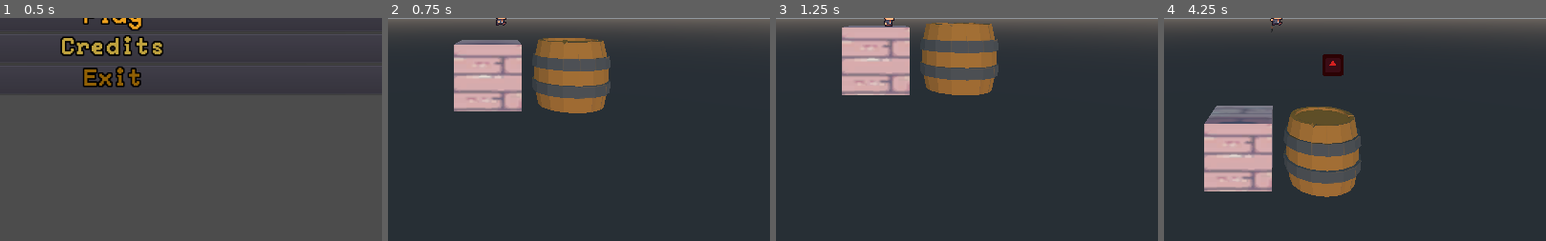
Above: before the commit, frames 1-4 (left to right).
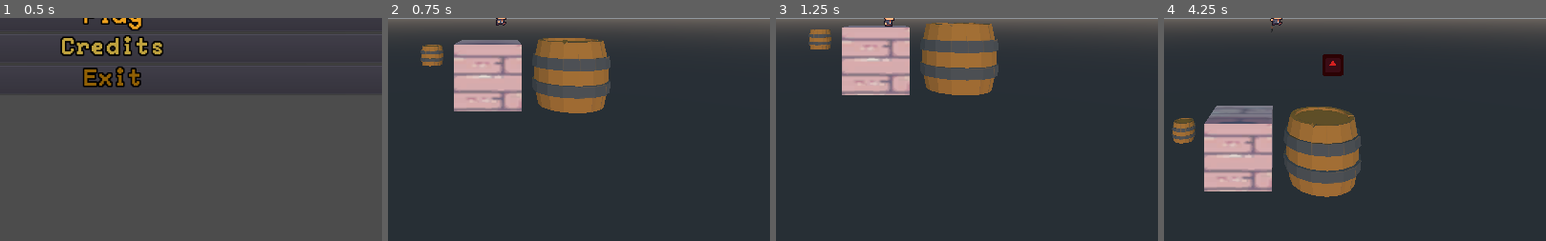
Above: after the commit, the same moments.

Repository: malva28/gun_dash_game
Game: Godot game, scene res://scenes/ui/main_menu.tscn
Same seed, same stepped clock (60 frames per second), same inputs: the game is played once before the commit and once after it. The engine's default icon, where the game draws it, is replaced by a stand-in: a white triangle on a blue panel in a dark square.
Inputs (mouse positions are % of the whole screen's width and height, from its top left):
- Up to frame 1 (0.5 s): no input
- Up to frame 2 (0.75 s): click "Play" at 0.5 s
- Up to frame 3 (1.25 s): no input
- Up to frame 4 (4.25 s): move the mouse to (72, 45) at 1.27 s; hold D (move_right) 1.28-2.03 s; click (72, 45) at 1.35 s; tap Space (jump) at 1.52, 2.27, 3.77 s; move the mouse to (30, 55) at 2.02 s; hold A (move_left) 2.03-2.78 s; click (30, 55) at 2.1 s; move the mouse to (60, 28) at 2.77 s; hold D (move_right) from 2.78 s (still down); click (60, 28) at 2.85 s; move the mouse to (45, 70) at 3.52 s; click (45, 70) at 3.6 s
The pictures show only the part of the screen within x 35-85%, y 50-100%; the shares and areas given below are measured in that part.

Frame 1 is identical in both runs. In frame 2, 0.5% of the frame differs, in the area x 8-15%, y 11-22%; in frame 3, 0.4%; in frame 4, 0.6%, in the area x 2-9%, y 44-57%.

Commit message:
funcionando con balas colisionando con personaje

Diff:
--- a/scenes/bullet.gd
+++ b/scenes/bullet.gd
@@ -24,6 +24,10 @@
 			match layer:
 				1:
 					queue_free()
+				2:
+					if collider.has_method("take_damage"):
+						collider.take_damage()
+					queue_free()
 				8:
 					print(collision_info.position)
 					var x = transform.origin
@@ -33,11 +37,3 @@
 
 
 	translation += SPEED * transform.basis.x * delta
-
-
-func _on_body_entered(body):
-	var layer = body.get_collision_layer()
-	if layer == 1:
-		queue_free()
-	elif layer == 8:
-		print("shoot!")
--- a/scenes/main.tscn
+++ b/scenes/main.tscn
@@ -1,8 +1,9 @@
-[gd_scene load_steps=8 format=2]
+[gd_scene load_steps=9 format=2]
 
 [ext_resource path="res://scenes/main_chara.tscn" type="PackedScene" id=1]
 [ext_resource path="res://assets/14-TileSets/tile_2.png" type="Texture" id=2]
 [ext_resource path="res://scenes/barrel.tscn" type="PackedScene" id=3]
+[ext_resource path="res://scenes/spike.tscn" type="PackedScene" id=4]
 [ext_resource path="res://scenes/enemy1.tscn" type="PackedScene" id=5]
 
 [sub_resource type="BoxShape" id=1]
@@ -39,4 +40,7 @@
 [node name="enemy1" parent="." instance=ExtResource( 5 )]
 transform = Transform( 1, 0, 0, 0, 1, 0, 0, 0, 1, 2.18572, 0.608574, -3.27984 )
 
+[node name="spike" parent="." instance=ExtResource( 4 )]
+transform = Transform( 1, 0, 0, 0, 1, 0, 0, 0, 1, -2.4, -1.5, -3.712 )
+
 [connection signal="body_entered" from="enemy1" to="MainChara" method="_on_enemy_body_entered"]
--- a/scenes/main_chara.gd
+++ b/scenes/main_chara.gd
@@ -84,12 +84,20 @@
 
 
 
-	### SI NO QUEDAN BALAS, NO DISPARAR
+	### SI CAE EN UN SPIKE POR ENCIMA RECIBE DAÑO
+	for i in get_slide_count():
+		var collision_info = get_slide_collision(i)
+		if collision_info.collider.has_method("get_collision_layer"):
+			var layer = collision_info.collider.get_collision_layer()
+			if layer == 33 and collision_info.normal.y > 0:
+				take_damage()
 
 
 	### SI ESTA EN EL SUELO, RECARGA
 	if is_on_floor():
 		hud.reload_all()
+
+
 
 
 
@@ -133,7 +141,6 @@
 		gun.queue_free()
 		playback.travel("die")
 
-		print("disabled")
 		var t = Timer.new()
 		t.set_wait_time(3)
 		t.set_one_shot(true)
@@ -142,3 +149,21 @@
 		yield(t, "timeout")
 
 		get_tree().change_scene("res://scenes/ui/main_menu.tscn")
+
+func take_damage():
+	hud.hp -= 1
+
+	if hud.hp <= 0:
+		movement_enabled = false
+		var gun = get_node("arm/MeshInstance")
+		gun.queue_free()
+		playback.travel("die")
+
+		var t = Timer.new()
+		t.set_wait_time(3)
+		t.set_one_shot(true)
+		self.add_child(t)
+		t.start()
+		yield(t, "timeout")
+
+		get_tree().change_scene("res://scenes/ui/main_menu.tscn")
--- a/scenes/main_chara.tscn
+++ b/scenes/main_chara.tscn
@@ -359,13 +359,15 @@
 [sub_resource type="AnimationNodeStateMachinePlayback" id=13]
 
 [node name="MainChara" type="KinematicBody"]
+collision_layer = 2
+collision_mask = 17
 axis_lock_motion_z = true
 move_lock_z = true
 script = ExtResource( 3 )
 Bullet = ExtResource( 4 )
 
 [node name="CollisionShape" type="CollisionShape" parent="."]
-transform = Transform( 1, 0, 0, 0, -4.37114e-08, -1, 0, 1, -4.37114e-08, 0, 0, 0 )
+transform = Transform( 1, 0, 0, 0, -4.37114e-08, -1, 0, 1, -4.37114e-08, 0, 0, 0.0038667 )
 shape = SubResource( 1 )
 
 [node name="Camera" type="Camera" parent="."]
--- /dev/null
+++ b/scenes/spike.gd
@@ -0,0 +1,16 @@
+extends StaticBody
+
+
+# Declare member variables here. Examples:
+# var a = 2
+# var b = "text"
+
+
+# Called when the node enters the scene tree for the first time.
+func _ready():
+	pass # Replace with function body.
+
+
+# Called every frame. 'delta' is the elapsed time since the previous frame.
+#func _process(delta):
+#	pass
--- /dev/null
+++ b/scenes/spike.tscn
@@ -0,0 +1,24 @@
+[gd_scene load_steps=6 format=2]
+
+[ext_resource path="res://scenes/spike.gd" type="Script" id=1]
+[ext_resource path="res://assets/cratesandbarrel/barrel.obj" type="ArrayMesh" id=2]
+[ext_resource path="res://assets/cratesandbarrel/Barrel Texture.png" type="Texture" id=3]
+
+[sub_resource type="CylinderShape" id=1]
+
+[sub_resource type="SpatialMaterial" id=2]
+albedo_texture = ExtResource( 3 )
+
+[node name="spike" type="StaticBody"]
+collision_layer = 33
+collision_mask = 22
+script = ExtResource( 1 )
+
+[node name="CollisionShape" type="CollisionShape" parent="."]
+transform = Transform( 0.3, 0, 0, 0, 0.3, 0, 0, 0, 0.3, -0.00599307, -0.00567353, -0.00766468 )
+shape = SubResource( 1 )
+
+[node name="MeshInstance" type="MeshInstance" parent="."]
+transform = Transform( 0.3, 0, 0, 0, 0.3, 0, 0, 0, 0.3, 0, 0, 0 )
+mesh = ExtResource( 2 )
+material/0 = SubResource( 2 )
